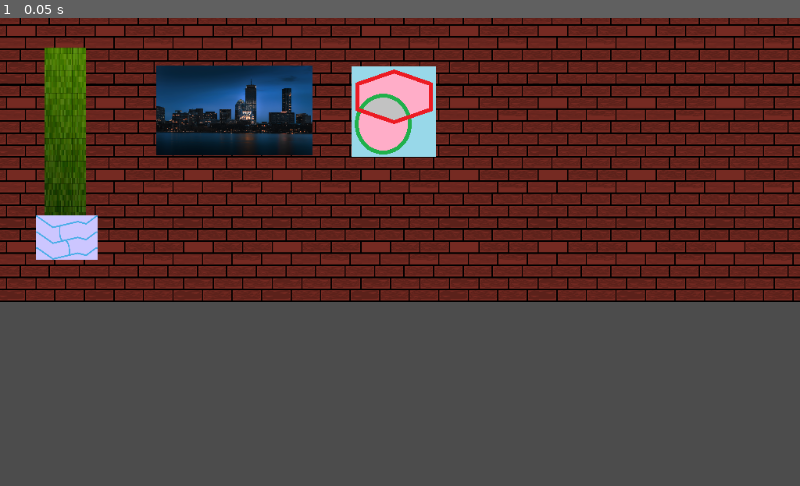
Above: before the commit, frame 1.
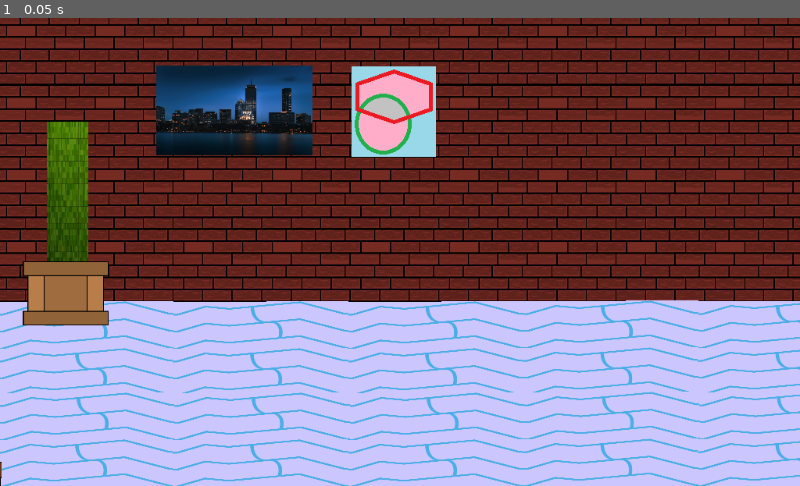
Above: after the commit, the same moment.

Repository: AGarciaNY/impossible_five_game_jam2023
Game: Godot game, scene res://kitchen/kitchen.tscn
Same seed, same stepped clock (60 frames per second), same inputs: the game is played once before the commit and once after it. The project has no main scene, so this scene is started directly.
Inputs:
- Up to frame 1 (0.05 s): no input

The runs differ from the first frame. In frame 1, 43% of the frame differs, in the area x 0-100%, y 6-100%.

Commit message:
Feat: added a dor

Diff:
--- a/kitchen/kitchen.tscn
+++ b/kitchen/kitchen.tscn
@@ -6,6 +6,9 @@
 [ext_resource path="res://jam assets/art/wood.png" type="Texture" id=4]
 [ext_resource path="res://jam assets/art/absctractional-geometric-ugliness.png" type="Texture" id=5]
 [ext_resource path="res://jam assets/art/city.png" type="Texture" id=6]
+[ext_resource path="res://jam assets/art/door.png" type="Texture" id=7]
+[ext_resource path="res://jam assets/art/crate.png" type="Texture" id=8]
+[ext_resource path="res://jam assets/art/widemoore.png" type="Texture" id=9]
 
 [sub_resource type="TileSet" id=1]
 0/name = "bricks.png 0"
@@ -66,6 +69,9 @@
 3/z_index = 0
 
 [node name="Node" type="Node"]
+__meta__ = {
+"_edit_vertical_guides_": [ 2221.0 ]
+}
 
 [node name="TileMap" type="TileMap" parent="."]
 position = Vector2( -32, -8 )
@@ -86,14 +92,369 @@
 position = Vector2( 504, 120 )
 texture = ExtResource( 5 )
 
+[node name="floor" type="Sprite" parent="."]
+position = Vector2( -80, 441 )
+rotation = 3.13626
+scale = Vector2( 0.395809, 0.182427 )
+texture = ExtResource( 2 )
+offset = Vector2( -480.656, 252.076 )
+
+[node name="Coldstone3" type="Sprite" parent="floor"]
+texture = ExtResource( 2 )
+offset = Vector2( -1612.5, 238.972 )
+
+[node name="Coldstone4" type="Sprite" parent="floor"]
+texture = ExtResource( 2 )
+offset = Vector2( -1046.58, 245.524 )
+
+[node name="Coldstone5" type="Sprite" parent="floor"]
+texture = ExtResource( 2 )
+offset = Vector2( -2179.38, 237.542 )
+
+[node name="Coldstone7" type="Sprite" parent="floor"]
+texture = ExtResource( 2 )
+offset = Vector2( -2745.3, 230.99 )
+
+[node name="Coldstone8" type="Sprite" parent="floor"]
+position = Vector2( -478.263, -76.7988 )
+texture = ExtResource( 2 )
+
+[node name="Coldstone9" type="Sprite" parent="floor"]
+position = Vector2( -1610.11, -89.9026 )
+texture = ExtResource( 2 )
+
+[node name="Coldstone10" type="Sprite" parent="floor"]
+position = Vector2( -1044.18, -83.3506 )
+texture = ExtResource( 2 )
+
+[node name="Coldstone11" type="Sprite" parent="floor"]
+position = Vector2( -2176.98, -91.3328 )
+texture = ExtResource( 2 )
+
+[node name="Coldstone13" type="Sprite" parent="floor"]
+position = Vector2( -2742.9, -97.8845 )
+texture = ExtResource( 2 )
+
+[node name="Coldstone14" type="Sprite" parent="floor"]
+position = Vector2( -600.132, -478.375 )
+texture = ExtResource( 2 )
+offset = Vector2( 117.585, 89.0691 )
+
+[node name="Coldstone15" type="Sprite" parent="floor"]
+position = Vector2( -600.132, -478.375 )
+texture = ExtResource( 2 )
+offset = Vector2( -1014.26, 75.9656 )
+
+[node name="Coldstone16" type="Sprite" parent="floor"]
+position = Vector2( -600.132, -478.375 )
+texture = ExtResource( 2 )
+offset = Vector2( -448.337, 82.5173 )
+
+[node name="Coldstone17" type="Sprite" parent="floor"]
+position = Vector2( -600.132, -478.375 )
+texture = ExtResource( 2 )
+offset = Vector2( -1581.13, 74.5352 )
+
+[node name="Coldstone19" type="Sprite" parent="floor"]
+position = Vector2( -600.132, -478.375 )
+texture = ExtResource( 2 )
+offset = Vector2( -2147.06, 67.9834 )
+
+[node name="Coldstone20" type="Sprite" parent="floor"]
+position = Vector2( -476.686, -718.141 )
+texture = ExtResource( 2 )
+
+[node name="Coldstone21" type="Sprite" parent="floor"]
+position = Vector2( -1608.53, -731.245 )
+texture = ExtResource( 2 )
+
+[node name="Coldstone22" type="Sprite" parent="floor"]
+position = Vector2( -1042.61, -724.693 )
+texture = ExtResource( 2 )
+
+[node name="Coldstone23" type="Sprite" parent="floor"]
+position = Vector2( -2175.4, -732.675 )
+texture = ExtResource( 2 )
+
+[node name="Coldstone25" type="Sprite" parent="floor"]
+position = Vector2( -2741.33, -739.227 )
+texture = ExtResource( 2 )
+
+[node name="floor2" type="Sprite" parent="."]
+position = Vector2( 1041, 441 )
+rotation = 3.13626
+scale = Vector2( 0.395809, 0.182427 )
+texture = ExtResource( 2 )
+offset = Vector2( -480.656, 252.076 )
+
+[node name="Coldstone3" type="Sprite" parent="floor2"]
+texture = ExtResource( 2 )
+offset = Vector2( -1612.5, 238.972 )
+
+[node name="Coldstone4" type="Sprite" parent="floor2"]
+texture = ExtResource( 2 )
+offset = Vector2( -1046.58, 245.524 )
+
+[node name="Coldstone5" type="Sprite" parent="floor2"]
+texture = ExtResource( 2 )
+offset = Vector2( -2179.38, 237.542 )
+
+[node name="Coldstone7" type="Sprite" parent="floor2"]
+texture = ExtResource( 2 )
+offset = Vector2( -2745.3, 230.99 )
+
+[node name="Coldstone8" type="Sprite" parent="floor2"]
+position = Vector2( -478.263, -76.7988 )
+texture = ExtResource( 2 )
+
+[node name="Coldstone9" type="Sprite" parent="floor2"]
+position = Vector2( -1610.11, -89.9026 )
+texture = ExtResource( 2 )
+
+[node name="Coldstone10" type="Sprite" parent="floor2"]
+position = Vector2( -1044.18, -83.3506 )
+texture = ExtResource( 2 )
+
+[node name="Coldstone11" type="Sprite" parent="floor2"]
+position = Vector2( -2176.98, -91.3328 )
+texture = ExtResource( 2 )
+
+[node name="Coldstone13" type="Sprite" parent="floor2"]
+position = Vector2( -2742.9, -97.8845 )
+texture = ExtResource( 2 )
+
+[node name="Coldstone14" type="Sprite" parent="floor2"]
+position = Vector2( -600.132, -478.375 )
+texture = ExtResource( 2 )
+offset = Vector2( 117.585, 89.0691 )
+
+[node name="Coldstone15" type="Sprite" parent="floor2"]
+position = Vector2( -600.132, -478.375 )
+texture = ExtResource( 2 )
+offset = Vector2( -1014.26, 75.9656 )
+
+[node name="Coldstone16" type="Sprite" parent="floor2"]
+position = Vector2( -600.132, -478.375 )
+texture = ExtResource( 2 )
+offset = Vector2( -448.337, 82.5173 )
+
+[node name="Coldstone17" type="Sprite" parent="floor2"]
+position = Vector2( -600.132, -478.375 )
+texture = ExtResource( 2 )
+offset = Vector2( -1581.13, 74.5352 )
+
+[node name="Coldstone19" type="Sprite" parent="floor2"]
+position = Vector2( -600.132, -478.375 )
+texture = ExtResource( 2 )
+offset = Vector2( -2147.06, 67.9834 )
+
+[node name="Coldstone20" type="Sprite" parent="floor2"]
+position = Vector2( -476.686, -718.141 )
+texture = ExtResource( 2 )
+
+[node name="Coldstone21" type="Sprite" parent="floor2"]
+position = Vector2( -1608.53, -731.245 )
+texture = ExtResource( 2 )
+
+[node name="Coldstone22" type="Sprite" parent="floor2"]
+position = Vector2( -1042.61, -724.693 )
+texture = ExtResource( 2 )
+
+[node name="Coldstone23" type="Sprite" parent="floor2"]
+position = Vector2( -2175.4, -732.675 )
+texture = ExtResource( 2 )
+
+[node name="Coldstone25" type="Sprite" parent="floor2"]
+position = Vector2( -2741.33, -739.227 )
+texture = ExtResource( 2 )
+
 [node name="Dark-green" type="Sprite" parent="."]
-position = Vector2( 93.2944, 281.6 )
+position = Vector2( 96, 376 )
 scale = Vector2( 0.04125, 0.17 )
 texture = ExtResource( 3 )
 offset = Vector2( -232.727, -790.589 )
 
-[node name="Coldstone" type="Sprite" parent="."]
-position = Vector2( 91.2, 288 )
-scale = Vector2( 0.139144, 0.17 )
-texture = ExtResource( 2 )
-offset = Vector2( -42.0227, -37.647 )
+[node name="Crate" type="Sprite" parent="Dark-green"]
+position = Vector2( -287.879, -134.559 )
+scale = Vector2( 6.31973, 1.3032 )
+texture = ExtResource( 8 )
+
+[node name="TileMap3" type="TileMap" parent="."]
+position = Vector2( 1102, -8 )
+scale = Vector2( 0.3, 0.4 )
+tile_set = SubResource( 1 )
+cell_size = Vector2( 63, 33 )
+collision_layer = 0
+collision_mask = 0
+format = 1
+tile_data = PoolIntArray( 65535, 0, 0, 5, 0, 0, 11, 0, 0, 17, 0, 0, 23, 0, 0, 29, 0, 0, 35, 0, 0, 41, 0, 0, 47, 0, 0, 53, 0, 0, 524287, 0, 0, 458757, 0, 0, 458763, 0, 0, 458769, 0, 0, 458775, 0, 0, 458781, 0, 0, 458787, 0, 0, 458793, 0, 0, 458799, 0, 0, 458805, 0, 0, 983039, 0, 0, 917509, 0, 0, 917515, 0, 0, 917521, 0, 0, 917527, 0, 0, 917533, 0, 0, 917539, 0, 0, 917545, 0, 0, 917551, 0, 0, 917557, 0, 0, 1441791, 0, 0, 1376261, 0, 0, 1376267, 0, 0, 1376273, 0, 0, 1376279, 0, 0, 1376285, 0, 0, 1376291, 0, 0, 1376297, 0, 0, 1376303, 0, 0, 1376309, 0, 0 )
+
+[node name="Door" type="Sprite" parent="."]
+position = Vector2( -61, 453 )
+scale = Vector2( 0.181102, 0.186934 )
+texture = ExtResource( 7 )
+
+[node name="Widemoore" type="Sprite" parent="Door"]
+position = Vector2( 1.38039, -352.063 )
+scale = Vector2( 0.454693, 1.36999 )
+texture = ExtResource( 9 )
+
+[node name="Crate" type="Sprite" parent="Door"]
+modulate = Color( 0.745098, 0.545098, 0.329412, 1 )
+position = Vector2( 223.63, -1313.63 )
+scale = Vector2( 0.439378, 1.33374 )
+texture = ExtResource( 8 )
+offset = Vector2( 0, 60.163 )
+
+[node name="Crate2" type="Sprite" parent="Door"]
+modulate = Color( 0.745098, 0.545098, 0.329412, 1 )
+position = Vector2( 142.185, -925.459 )
+scale = Vector2( 0.439378, 1.33374 )
+texture = ExtResource( 8 )
+offset = Vector2( 213.642, 52.1412 )
+
+[node name="Crate4" type="Sprite" parent="Door"]
+modulate = Color( 0.745098, 0.545098, 0.329412, 1 )
+position = Vector2( -238.815, -855.916 )
+scale = Vector2( 0.439378, 1.33374 )
+texture = ExtResource( 8 )
+
+[node name="Crate5" type="Sprite" parent="Door"]
+modulate = Color( 0.745098, 0.545098, 0.329412, 1 )
+position = Vector2( -78.6848, -855.916 )
+scale = Vector2( 0.439378, 1.33374 )
+texture = ExtResource( 8 )
+
+[node name="Crate6" type="Sprite" parent="Door"]
+modulate = Color( 0.745098, 0.545098, 0.329412, 1 )
+position = Vector2( 81.4456, -855.916 )
+scale = Vector2( 0.439378, 1.33374 )
+texture = ExtResource( 8 )
+
+[node name="Crate3" type="Sprite" parent="Door"]
+modulate = Color( 0.745098, 0.545098, 0.329412, 1 )
+position = Vector2( 131.141, -1299.92 )
+scale = Vector2( 0.439378, 1.33374 )
+texture = ExtResource( 8 )
+offset = Vector2( 213.642, 52.1412 )
+
+[node name="Crate7" type="Sprite" parent="Door"]
+modulate = Color( 0.745098, 0.545098, 0.329412, 1 )
+position = Vector2( -249.859, -1230.38 )
+scale = Vector2( 0.439378, 1.33374 )
+texture = ExtResource( 8 )
+
+[node name="Crate8" type="Sprite" parent="Door"]
+modulate = Color( 0.745098, 0.545098, 0.329412, 1 )
+position = Vector2( -89.7284, -1230.38 )
+scale = Vector2( 0.439378, 1.33374 )
+texture = ExtResource( 8 )
+
+[node name="Crate9" type="Sprite" parent="Door"]
+modulate = Color( 0.745098, 0.545098, 0.329412, 1 )
+position = Vector2( 70.402, -1230.38 )
+scale = Vector2( 0.439378, 1.33374 )
+texture = ExtResource( 8 )
+
+[node name="Crate10" type="Sprite" parent="Door"]
+modulate = Color( 0.745098, 0.545098, 0.329412, 1 )
+position = Vector2( 5.52155, -2300.28 )
+scale = Vector2( 0.439378, 1.33374 )
+texture = ExtResource( 8 )
+offset = Vector2( 512.112, 513.391 )
+
+[node name="Crate11" type="Sprite" parent="Door"]
+modulate = Color( 0.745098, 0.545098, 0.329412, 1 )
+position = Vector2( 5.52151, -2300.28 )
+scale = Vector2( 0.439378, 1.33374 )
+texture = ExtResource( 8 )
+offset = Vector2( -568.664, 513.392 )
+
+[node name="Crate12" type="Sprite" parent="Door"]
+modulate = Color( 0.745098, 0.545098, 0.329412, 1 )
+position = Vector2( 5.52151, -2300.28 )
+scale = Vector2( 0.439378, 1.33374 )
+texture = ExtResource( 8 )
+offset = Vector2( -204.216, 513.391 )
+
+[node name="Crate13" type="Sprite" parent="Door"]
+modulate = Color( 0.745098, 0.545098, 0.329412, 1 )
+position = Vector2( 5.52151, -2300.28 )
+scale = Vector2( 0.439378, 1.33374 )
+texture = ExtResource( 8 )
+offset = Vector2( 160.232, 513.391 )
+
+[node name="Crate14" type="Sprite" parent="Door"]
+modulate = Color( 0.745098, 0.545098, 0.329412, 1 )
+position = Vector2( 125.62, -2075.6 )
+scale = Vector2( 0.439378, 1.33374 )
+texture = ExtResource( 8 )
+offset = Vector2( 213.642, 52.1412 )
+
+[node name="Crate15" type="Sprite" parent="Door"]
+modulate = Color( 0.745098, 0.545098, 0.329412, 1 )
+position = Vector2( -255.38, -2006.05 )
+scale = Vector2( 0.439378, 1.33374 )
+texture = ExtResource( 8 )
+
+[node name="Crate16" type="Sprite" parent="Door"]
+modulate = Color( 0.745098, 0.545098, 0.329412, 1 )
+position = Vector2( -95.2499, -2006.05 )
+scale = Vector2( 0.439378, 1.33374 )
+texture = ExtResource( 8 )
+
+[node name="Crate17" type="Sprite" parent="Door"]
+modulate = Color( 0.745098, 0.545098, 0.329412, 1 )
+position = Vector2( 64.8804, -2006.05 )
+scale = Vector2( 0.439378, 1.33374 )
+texture = ExtResource( 8 )
+
+[node name="Crate18" type="Sprite" parent="Door"]
+modulate = Color( 0.745098, 0.545098, 0.329412, 1 )
+position = Vector2( 114.576, -2460.76 )
+scale = Vector2( 0.439378, 1.33374 )
+texture = ExtResource( 8 )
+offset = Vector2( 213.642, 52.1412 )
+
+[node name="Crate19" type="Sprite" parent="Door"]
+modulate = Color( 0.745098, 0.545098, 0.329412, 1 )
+position = Vector2( -266.424, -2391.21 )
+scale = Vector2( 0.439378, 1.33374 )
+texture = ExtResource( 8 )
+
+[node name="Crate20" type="Sprite" parent="Door"]
+modulate = Color( 0.745098, 0.545098, 0.329412, 1 )
+position = Vector2( -106.293, -2391.22 )
+scale = Vector2( 0.439378, 1.33374 )
+texture = ExtResource( 8 )
+
+[node name="Crate21" type="Sprite" parent="Door"]
+modulate = Color( 0.745098, 0.545098, 0.329412, 1 )
+position = Vector2( 53.837, -2391.22 )
+scale = Vector2( 0.439378, 1.33374 )
+texture = ExtResource( 8 )
+
+[node name="Crate22" type="Sprite" parent="Door"]
+modulate = Color( 0.745098, 0.545098, 0.329412, 1 )
+position = Vector2( 164.272, 797.072 )
+scale = Vector2( 0.439378, 1.33374 )
+texture = ExtResource( 8 )
+offset = Vector2( 213.642, 52.1412 )
+
+[node name="Crate23" type="Sprite" parent="Door"]
+modulate = Color( 0.745098, 0.545098, 0.329412, 1 )
+position = Vector2( -216.728, 866.616 )
+scale = Vector2( 0.439378, 1.33374 )
+texture = ExtResource( 8 )
+
+[node name="Crate24" type="Sprite" parent="Door"]
+modulate = Color( 0.745098, 0.545098, 0.329412, 1 )
+position = Vector2( -56.5975, 866.615 )
+scale = Vector2( 0.439378, 1.33374 )
+texture = ExtResource( 8 )
+
+[node name="Crate25" type="Sprite" parent="Door"]
+modulate = Color( 0.745098, 0.545098, 0.329412, 1 )
+position = Vector2( 103.533, 866.615 )
+scale = Vector2( 0.439378, 1.33374 )
+texture = ExtResource( 8 )
Not shown: 1 places in kitchen/kitchen.tscn that only renumber resources
